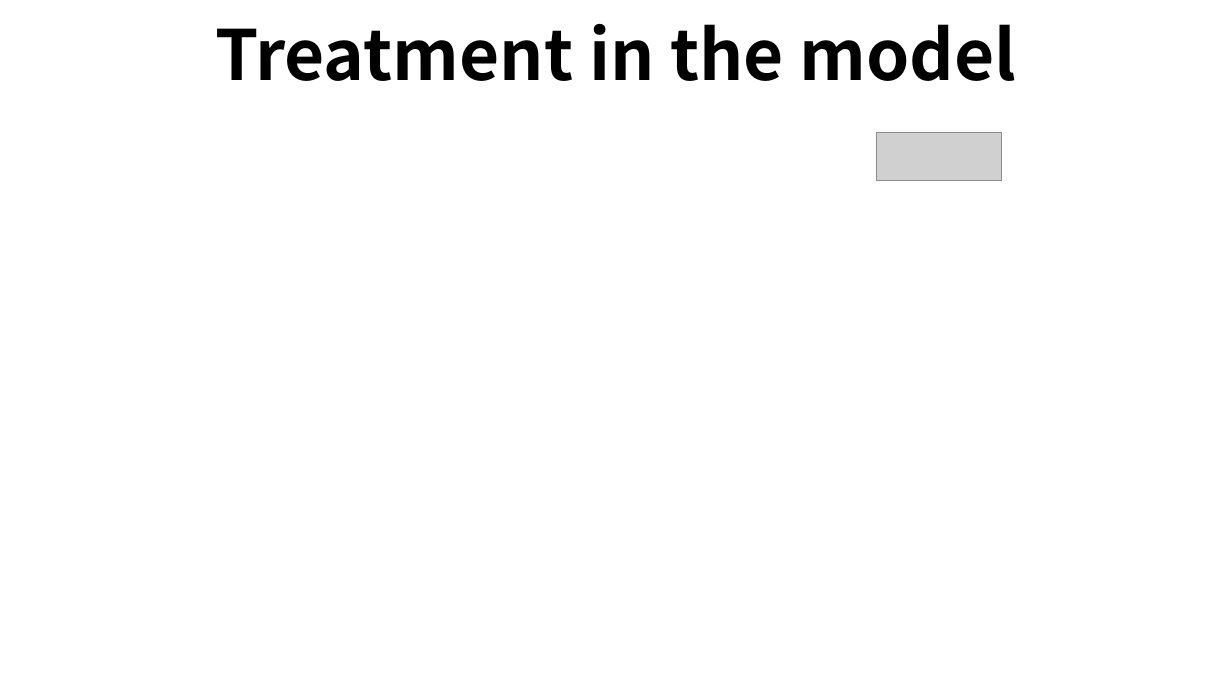
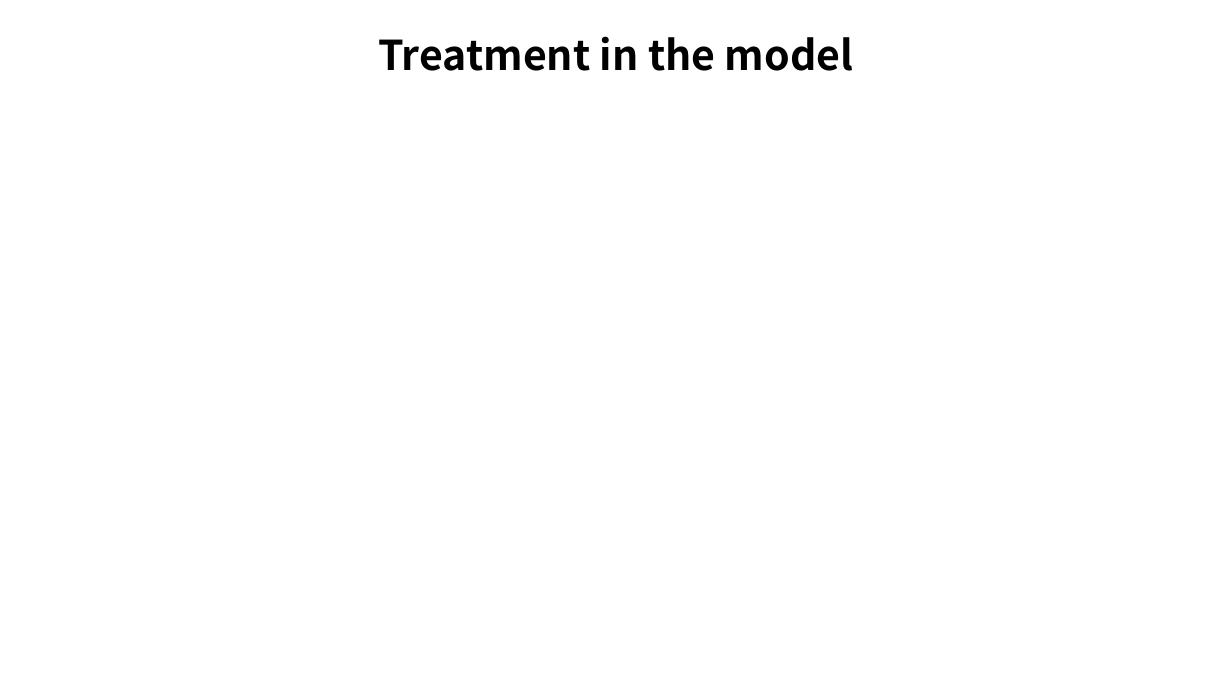
Before and after one commit to MZ-xyy/Outgassing-Project, a slide deck: slide 12 of Outgassing.pptx. Drawn at 1232x693 pixels with LibreOffice and Linux fonts; fonts in the diff are those of the drawing; grey boxes stand for pictures. Boxes give left, top, right and bottom in pixels: in the first picture for what was removed or moved away, otherwise in the second. Text is boxed around its words. In the diff, an @@ line names an element or a change of style, - is before the commit and + after.

```diff
--- a/Outgassing.pptx
+++ b/Outgassing.pptx
@@ title "Treatment in the model" at [378, 36, 854, 71]: size 54 to 32 pt @@
@@ picture removed at [876, 132, 1002, 180] @@
```
Also in this commit, not shown: 5 other slides changed, 4 slides added.
